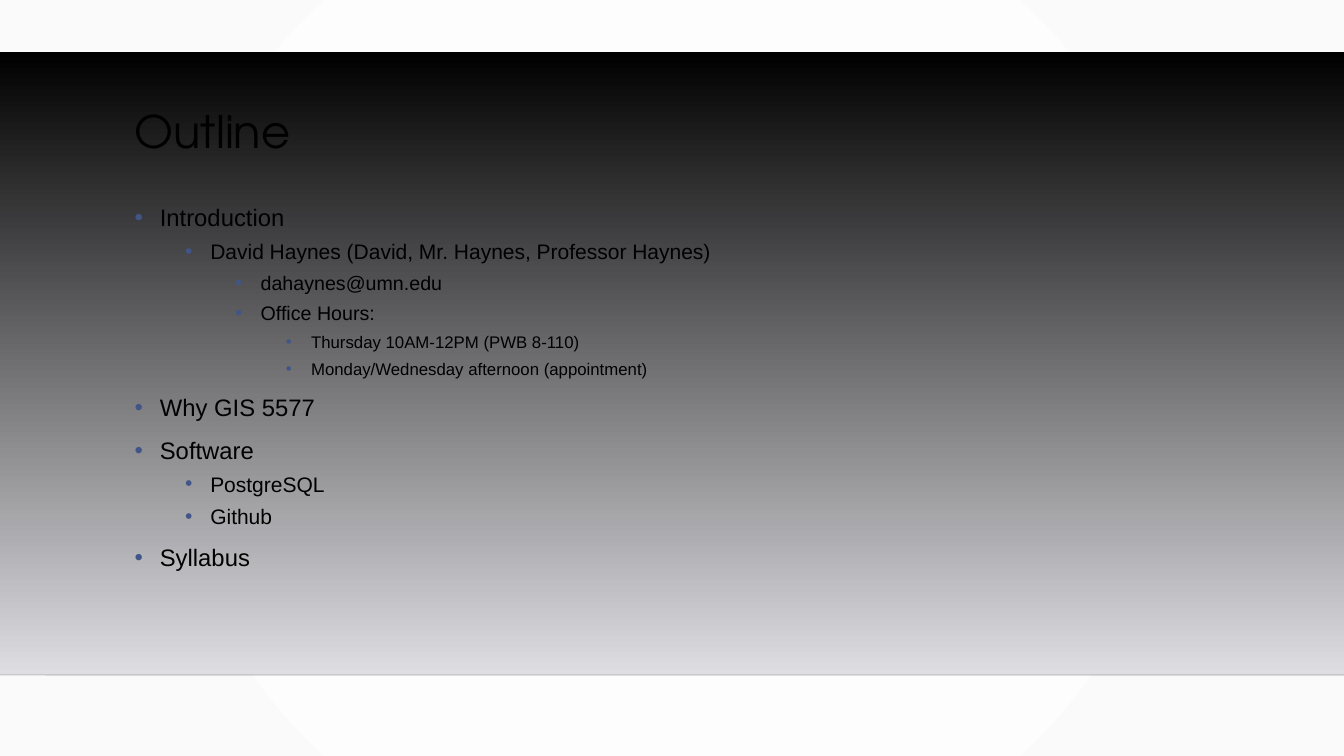
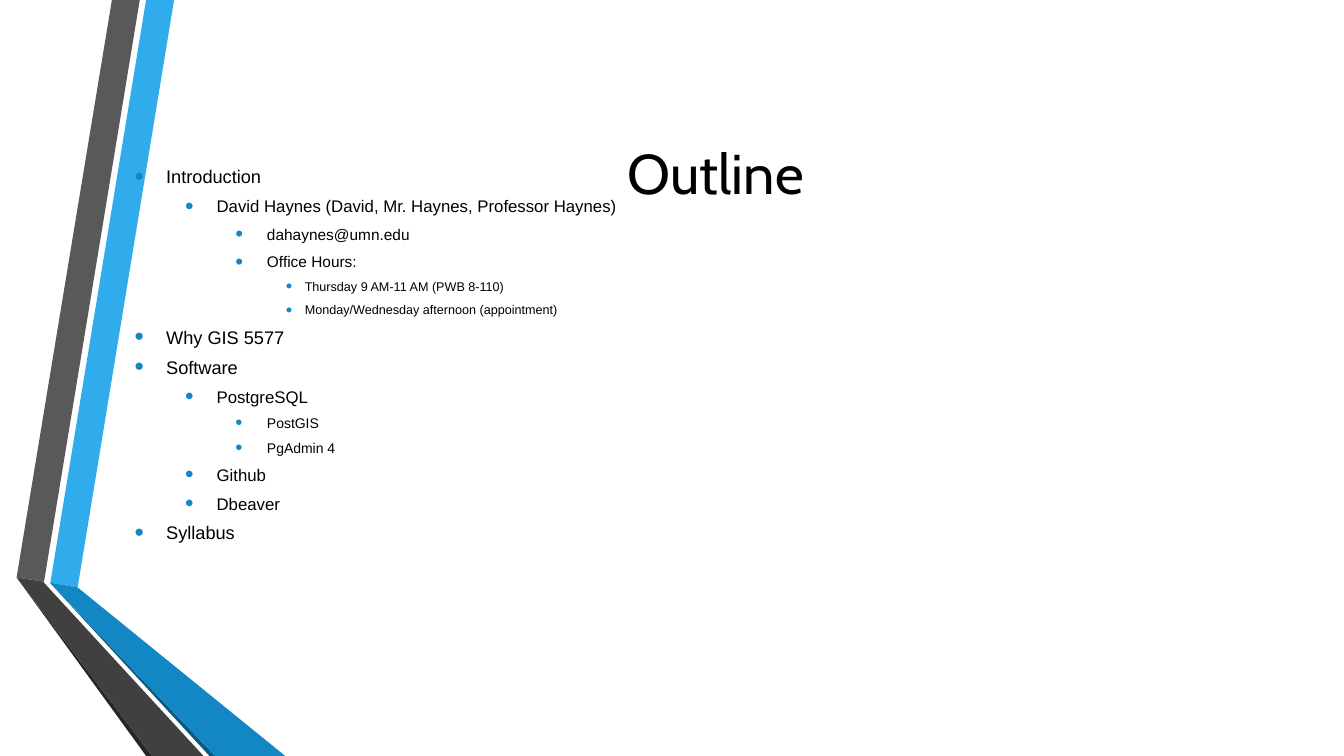
Before and after one commit to TomG007/gis5577, a slide deck: slide 2 of GIS5577.odp. Drawn at 1344x756 pixels with LibreOffice and Linux fonts; fonts in the diff are those of the drawing; background and template pictures are left out. Boxes give left, top, right and bottom in pixels: in the first picture for what was removed or moved away, otherwise in the second. Text is boxed around its words. In the diff, an @@ line names an element or a change of style, - is before the commit and + after.

Commit message:
updated presentations for 2021

```diff
--- a/GIS5577.odp
+++ b/GIS5577.odp
@@ background gradient #FFFFFF to #FAFAFA to picture (left out) @@
@@ freeform shape removed at [0, 51, 1344, 675] @@
@@ title "Outline": place and size @@
-title "Outline" at [135, 95, 291, 172]
+title "Outline" at [628, 152, 804, 195]
@@ title "Outline" at [628, 152, 804, 195]: size 32 to 40 pt, font TeX Gyre Adventor to Cabin; alignment left to centre; line spacing 0.9 to 1; vertical alignment top to middle @@
@@ text "Introduction" at [166, 200, 616, 543]: vertical alignment top to middle @@
@@ text at [166, 200, 616, 543]: size 17 to 13 pt in "Introduction", "Why GIS 5577", "Software", "Syllabus"; size 15 to 12 pt in "David Haynes (David, Mr. Haynes, Professor Haynes)", "PostgreSQL", "Github"; size 14 to 11 pt in "dahaynes@umn.edu", "Office Hours:"; size 12 to 9 pt in "Monday/Wednesday afternoon (appointment)"; indent changed; line spacing 1 to 0.8; less space between paragraphs; bullet colour #415588 to #1287C3; more space between paragraphs @@
@@ text at [305, 282, 504, 294]: text changed; size 12 to 9 pt @@
-      • Thursday 10AM-12PM (PWB 8-110)
+      • Thursday 9 AM-11 AM (PWB 8-110)
@@ text at [267, 418, 335, 456]: paragraphs added @@
+    • PostGIS
+    • PgAdmin 4
@@ text at [217, 498, 280, 510]: paragraph added @@
+  • Dbeaver
@@ group added at [16, 0, 285, 756]: 6 freeform shapes @@
@@ line removed from (0, 675) to (1344, 675) @@
```
Also in this commit, not shown: 7 other slides changed, 3 other files.
